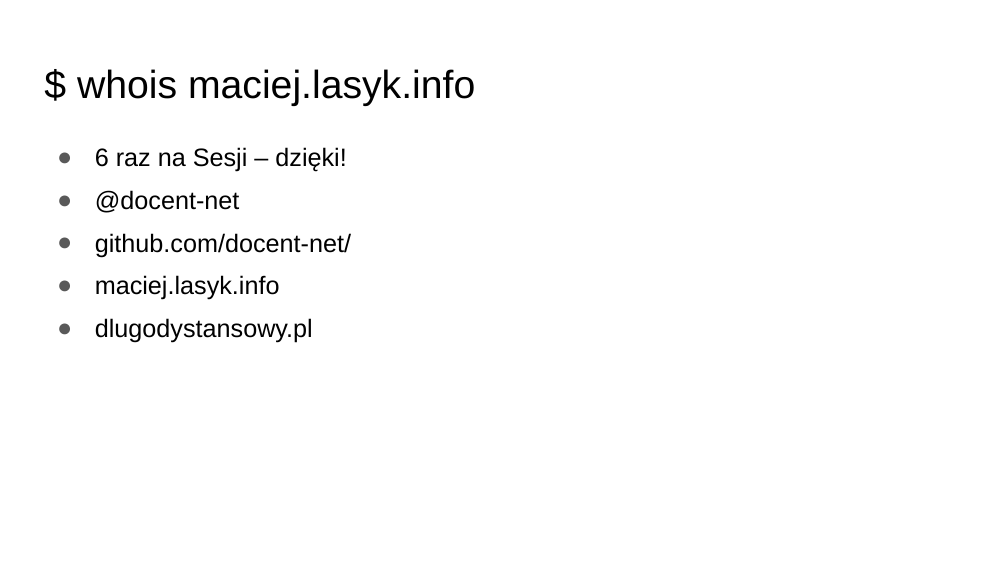
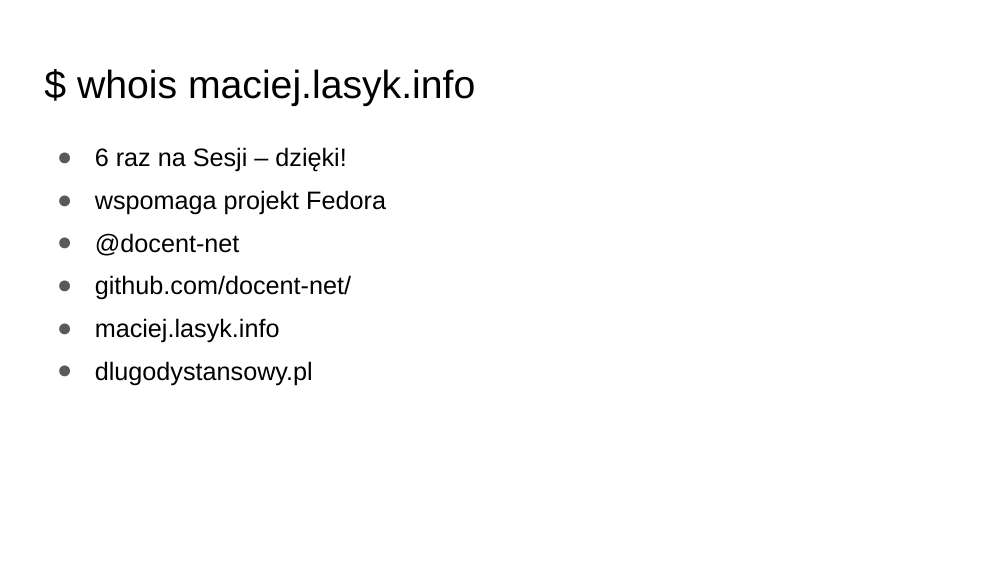
Before and after one commit to docent-net/conferences, a slide deck: slide 2 of 2019-16-sesja-linuksowa/o-bezpieczenstwie-kontenerow-linuksowych.odp. Drawn at 1008x567 pixels with LibreOffice and Linux fonts; fonts in the diff are those of the drawing. Boxes give left, top, right and bottom in pixels: in the first picture for what was removed or moved away, otherwise in the second. Text is boxed around its words. In the diff, an @@ line names an element or a change of style, - is before the commit and + after.

```diff
--- a/2019-16-sesja-linuksowa/o-bezpieczenstwie-kontenerow-linuksowych.odp
+++ b/2019-16-sesja-linuksowa/o-bezpieczenstwie-kontenerow-linuksowych.odp
@@ text at <box>95,190,386,215</box>: paragraph added @@
+● wspomaga projekt Fedora
```
Also in this commit, not shown: 4 other slides changed, 4 slides added, 2 other files.
